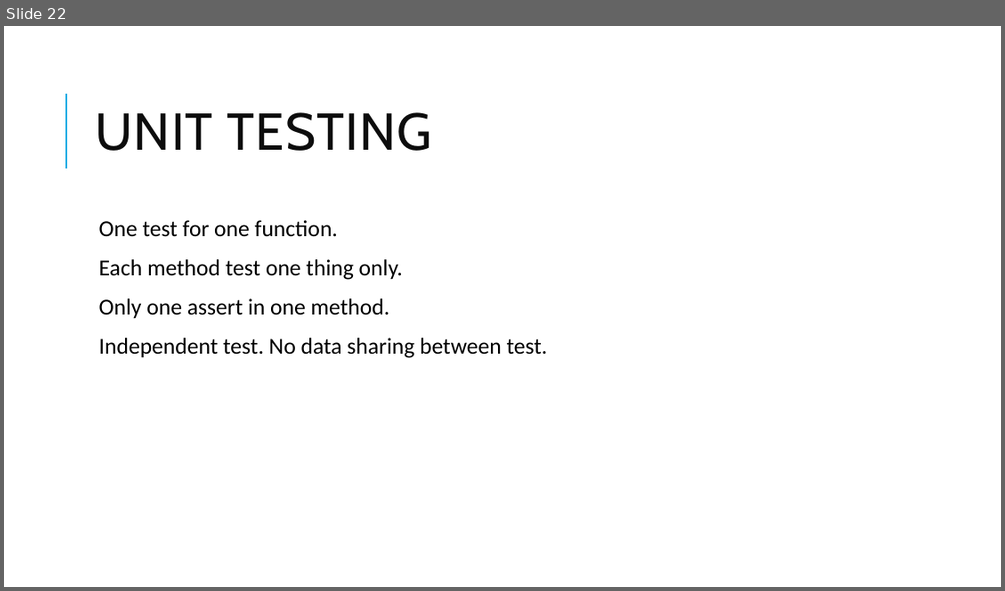
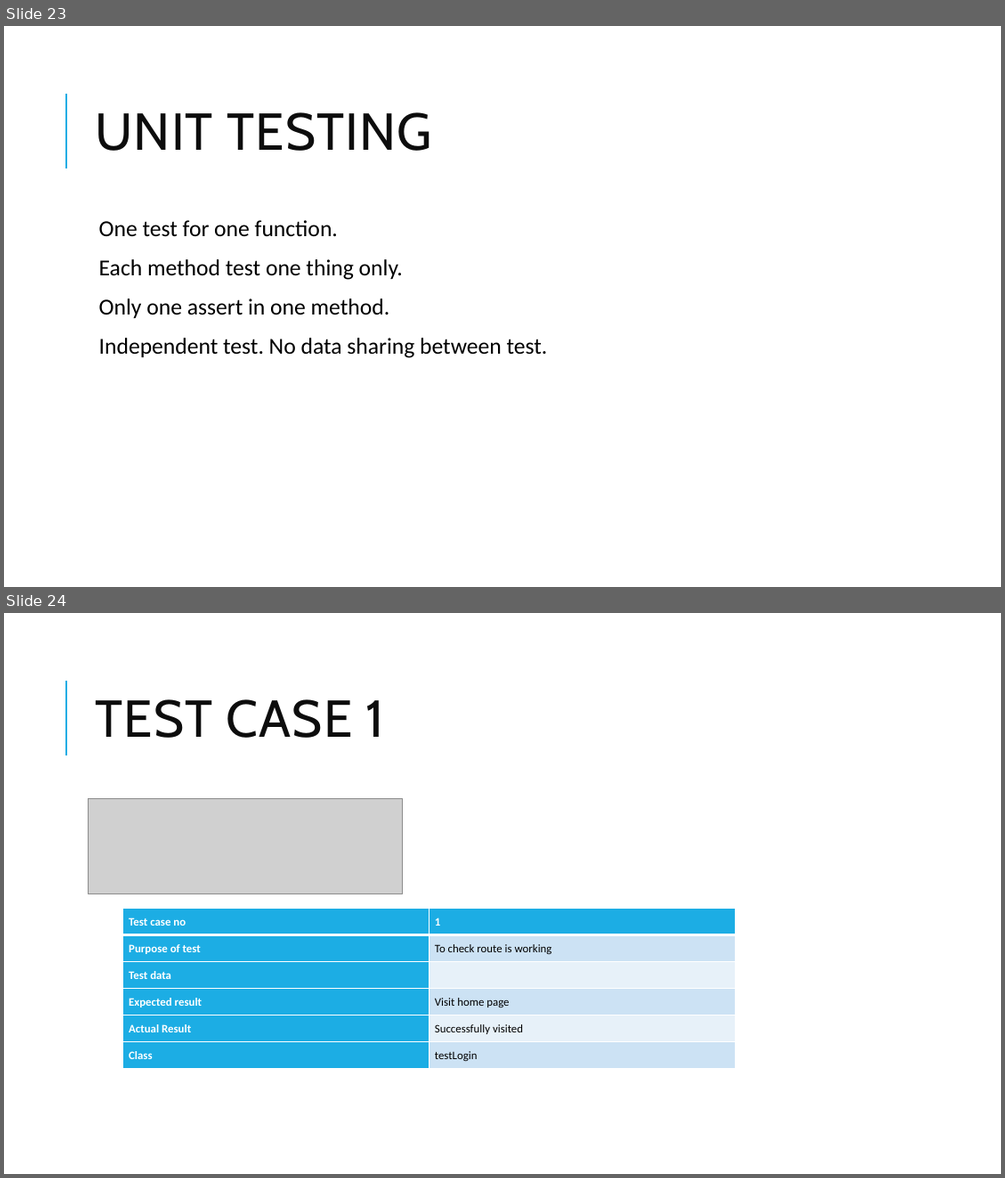
Before and after one commit to admondtamang/e-commerce-cp, a slide deck: E-commerce site.pptx. Shown one above the other, each under a label of ours: slide 22 before the commit, slides 23 and 24 after it. The pictures are 1005x591 and 1005x1178 pixels, drawn with LibreOffice and Linux fonts; fonts in the diff are those of the drawing; grey boxes stand for pictures. Boxes give left, top, right and bottom in pixels: in the first picture for what was removed or moved away, otherwise in the second. Text is boxed around its words. In the diff, an @@ line names an element or a change of style, - is before the commit and + after.

```diff
--- a/E-commerce site.pptx
+++ b/E-commerce site.pptx
@@ slide 24 added at <box>4,613,1001,1174</box>, background #FFFFFF; not listed: 1 template element that a slide beside it also shows @@
@@ title added at <box>95,699,385,738</box>, 50 pt, text #0D0D0D @@
+TEST CASE 1
@@ picture added at <box>88,798,403,893</box> @@
@@ table added at <box>123,908,735,1069</box>, 6 rows, 2 columns @@
+Test case no | 1
+Purpose of test | To check route is working
+Test data | 
+Expected result | Visit home page
+Actual Result | Successfully visited
+Class | testLogin
@@ what was slide 22 is now slide 23 @@
```
Also in this commit, not shown: 8 slides changed, 8 other slides added, 6 slides removed, 45 other files.
